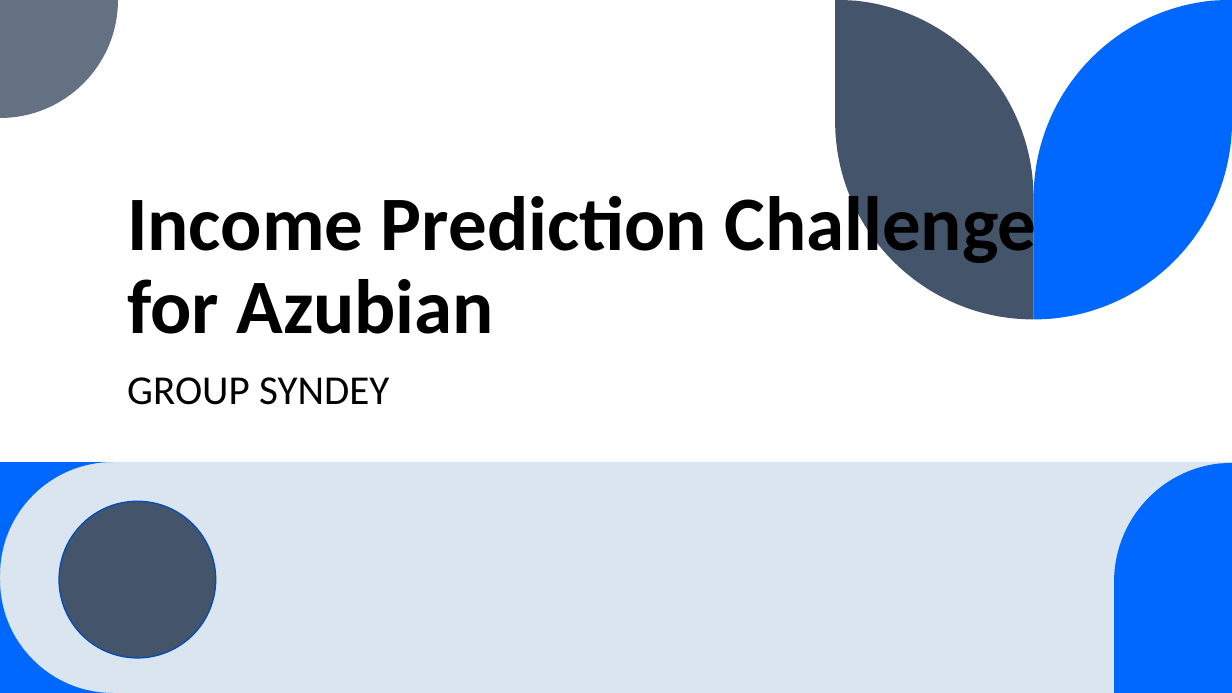
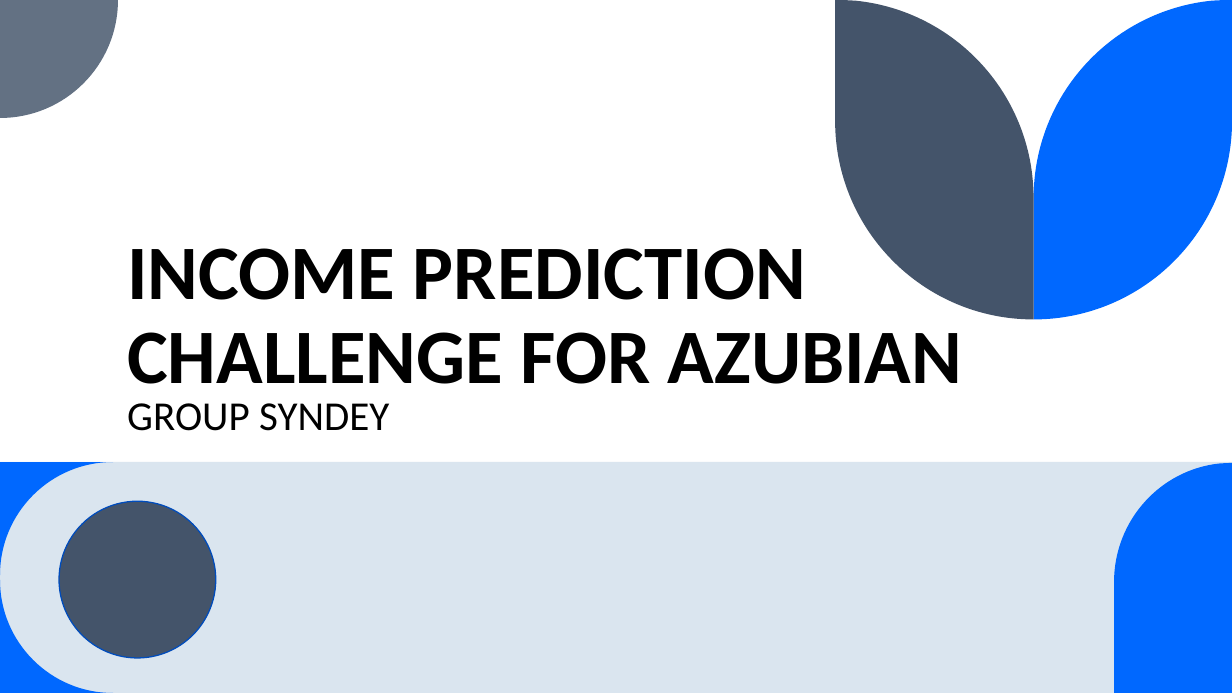
Before and after one commit to DeeeTeeee/IncomePredictionZindziProject, a slide deck: slide 1 of Income Prediction Challenge for Azubian - PPT.pptx. Drawn at 1232x693 pixels with LibreOffice and Linux fonts; fonts in the diff are those of the drawing. Boxes give left, top, right and bottom in pixels: in the first picture for what was removed or moved away, otherwise in the second. Text is boxed around its words. In the diff, an @@ line names an element or a change of style, - is before the commit and + after.

```diff
--- a/Income Prediction Challenge for Azubian - PPT.pptx
+++ b/Income Prediction Challenge for Azubian - PPT.pptx
@@ title at [127,248,962,384]: text changed @@
-Income Prediction Challenge for Azubian
+INCOME PREDICTION CHALLENGE FOR AZUBIAN
@@ subtitle "GROUP SYNDEY": place and size @@
-subtitle "GROUP SYNDEY" at [127,377,389,405]
+subtitle "GROUP SYNDEY" at [127,403,389,431]
```
Also in this commit, not shown: 5 other slides changed, 3 slides added, 11 slides removed, 1 other file.
